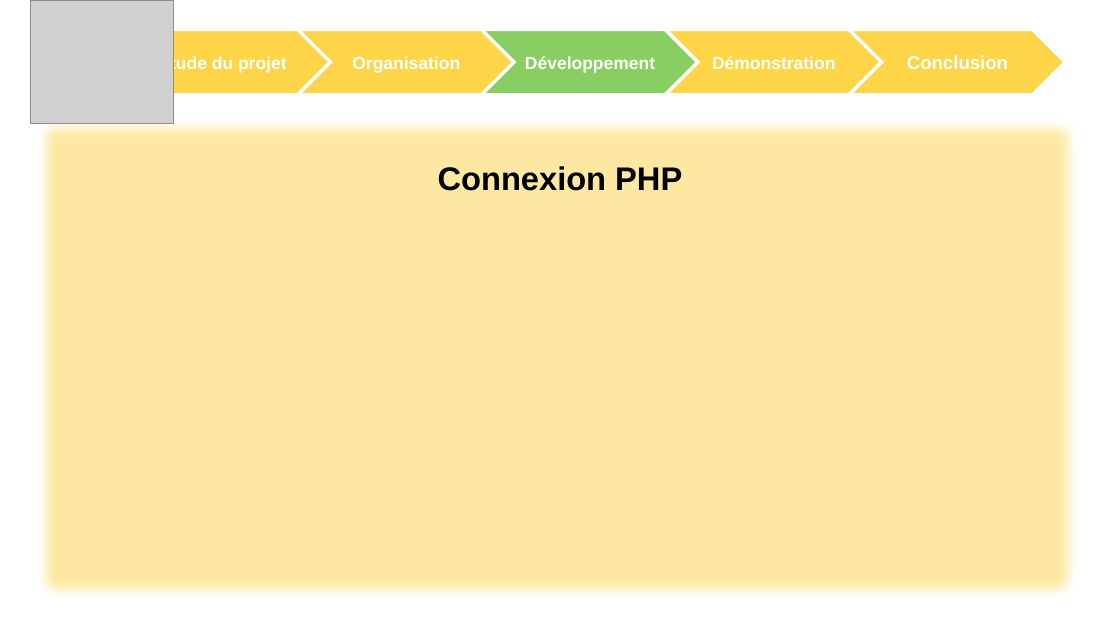
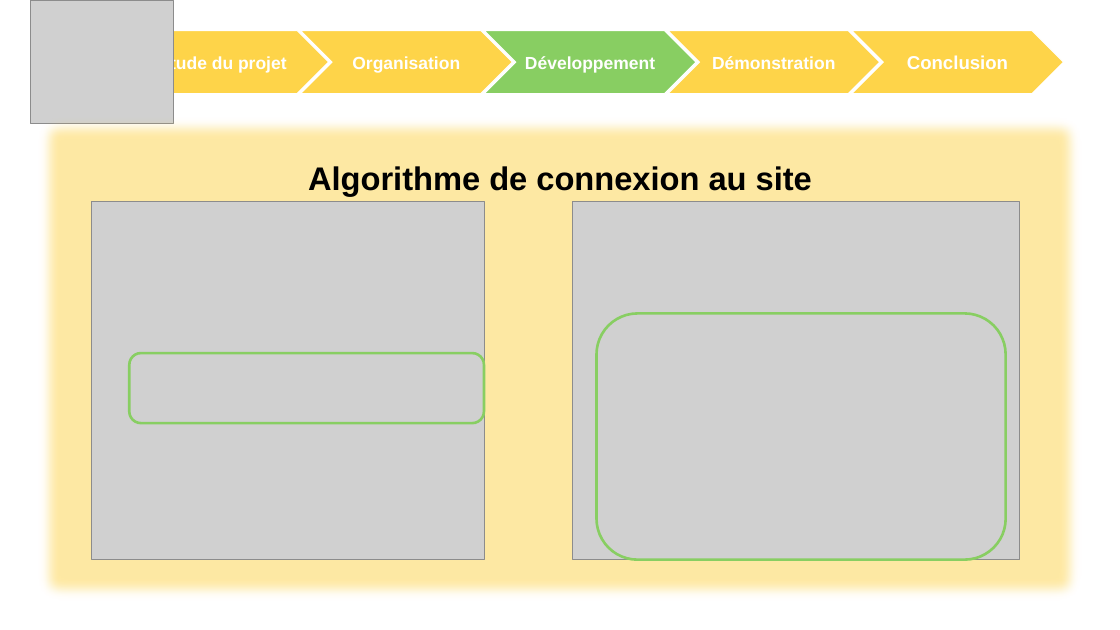
Before and after one commit to ChampemeDylan/UPOP, a slide deck: slide 11 of DIAPO.pptx. Drawn at 1120x630 pixels with LibreOffice and Linux fonts; fonts in the diff are those of the drawing; grey boxes stand for pictures; background and template pictures are left out. Boxes give left, top, right and bottom in pixels: in the first picture for what was removed or moved away, otherwise in the second. Text is boxed around its words. In the diff, an @@ line names an element or a change of style, - is before the commit and + after.

```diff
--- a/DIAPO.pptx
+++ b/DIAPO.pptx
@@ text at box(308, 166, 812, 196): text changed @@
-Connexion PHP
+Algorithme de connexion au site
@@ picture added at box(92, 202, 484, 560) @@
@@ picture added at box(573, 202, 1020, 560) @@
@@ rounded rectangle added at box(597, 313, 1006, 560), outline #88CE62 2.25 pt @@
@@ rounded rectangle added at box(129, 353, 484, 423), outline #88CE62 2.25 pt @@
```
Also in this commit, not shown: 2 other slides changed, 5 slides added.
